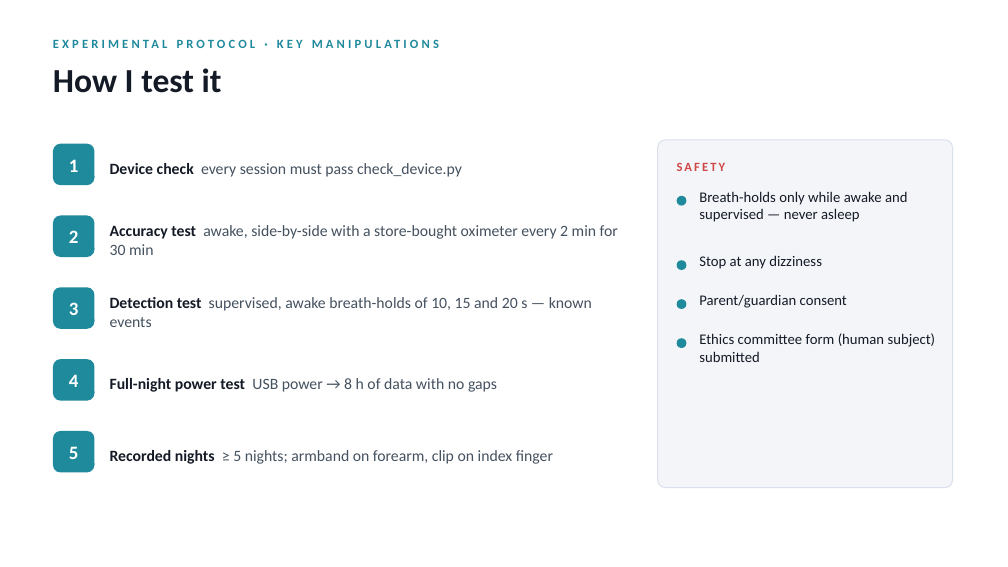
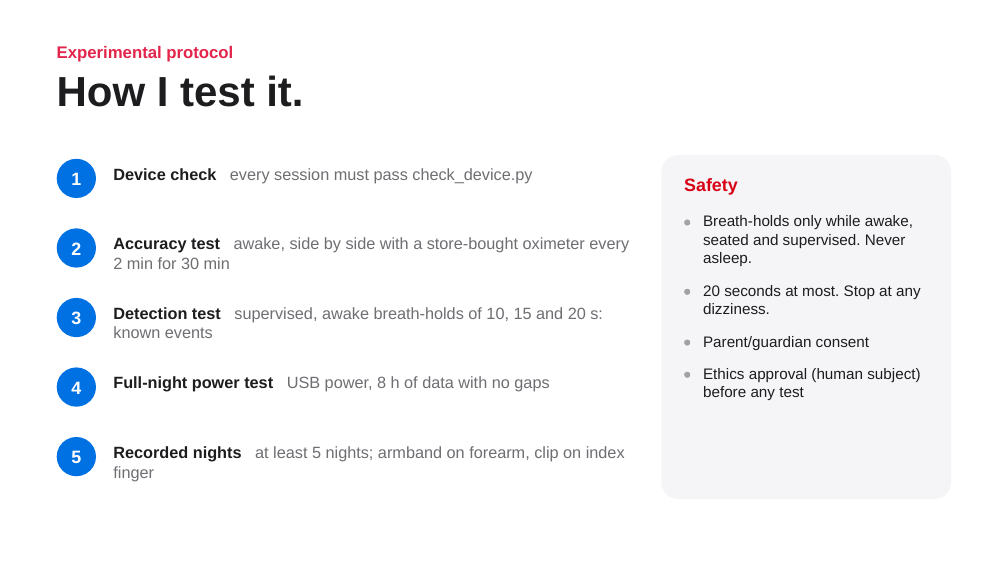
Before and after one commit to gabrielamamanestudent-wq/teetomivV2, a slide deck: slide 6 of science-fair/night-signal/Night_Signal_Presentation.pptx. Drawn at 1008x567 pixels with LibreOffice and Linux fonts; fonts in the diff are those of the drawing. Boxes give left, top, right and bottom in pixels: in the first picture for what was removed or moved away, otherwise in the second. Text is boxed around its words. In the diff, an @@ line names an element or a change of style, - is before the commit and + after.

```diff
--- a/science-fair/night-signal/Night_Signal_Presentation.pptx
+++ b/science-fair/night-signal/Night_Signal_Presentation.pptx
@@ vertical alignment middle to top in 6 elements at (x1=113, y1=376, x2=549, y2=392), (x1=113, y1=307, x2=603, y2=338), (x1=113, y1=237, x2=629, y2=269), (x1=684, y1=178, x2=738, y2=195), (x1=113, y1=446, x2=625, y2=481), (x1=57, y1=46, x2=233, y2=62) @@
@@ text at (x1=57, y1=46, x2=233, y2=62): text changed; size 12 to 16 pt; font Calibri to Arial; text colour #1F8A9C to #E3254B @@
-EXPERIMENTAL PROTOCOL · KEY MANIPULATIONS
+Experimental protocol
@@ text at (x1=57, y1=75, x2=303, y2=107): text changed; size 32 to 40 pt; font Calibri to Arial; text colour #141A26 to #1D1D1F @@
-How I test it
+How I test it.
@@ size 18 to 17 pt, font Calibri to Arial in 5 elements at (x1=71, y1=450, x2=81, y2=463), (x1=71, y1=381, x2=81, y2=394), (x1=71, y1=311, x2=81, y2=324), (x1=71, y1=242, x2=81, y2=255), (x1=71, y1=172, x2=81, y2=185) @@
@@ text "1" moved from (x1=69, y1=159, x2=79, y2=172) to (x1=71, y1=172, x2=81, y2=185) @@
@@ ellipse moved from (x1=53, y1=144, x2=95, y2=185) to (x1=57, y1=159, x2=96, y2=198) @@
@@ rounded rectangle to ellipse; fill #1F8A9C to #0071E3 in 5 elements at (x1=57, y1=437, x2=96, y2=476), (x1=57, y1=368, x2=96, y2=407), (x1=57, y1=298, x2=96, y2=337), (x1=57, y1=228, x2=96, y2=268), (x1=57, y1=159, x2=96, y2=198) @@
@@ text "Device check every session must ..." at (x1=113, y1=168, x2=532, y2=184): size 15 to 15.5 pt, font Calibri to Arial; text colour #141A26 to #1D1D1F in "Device check"; text colour #44515F to #6E6E73 in "every session must pass check_device.py"; vertical alignment middle to top @@
@@ rounded rectangle resized from (x1=658, y1=140, x2=953, y2=488) to (x1=662, y1=155, x2=951, y2=499) @@
@@ rounded rectangle at (x1=662, y1=155, x2=951, y2=499): fill #F3F5F9 to #F5F5F7; outline #DBE1EC 1 pt to none; proportions changed @@
@@ text at (x1=684, y1=178, x2=738, y2=195): text changed; size 12 to 17 pt; font Calibri to Arial; text colour #CF4747 to #D70015 @@
-SAFETY
+Safety
@@ 3 texts, 3 ellipses moved together from (x1=53, y1=216, x2=95, y2=401) to (x1=57, y1=228, x2=96, y2=407) @@
@@ text at (x1=113, y1=237, x2=629, y2=269): text changed; size 15 to 15.5 pt; font Calibri to Arial; text colour #44515F to #6E6E73 @@
-Accuracy test awake, side-by-side with a store-bought oximeter every 2 min for 30 min
+Accuracy test awake, side by side with a store-bought oximeter every 2 min for 30 min
@@ ellipse resized from (x1=677, y1=196, x2=687, y2=206) to (x1=684, y1=219, x2=690, y2=225) @@
@@ text at (x1=703, y1=215, x2=913, y2=266): text changed; size 14 to 14.5 pt; font Calibri to Arial; text colour #141A26 to #1D1D1F @@
-Breath-holds only while awake and supervised — never asleep
+Breath-holds only while awake, seated and supervised. Never asleep.
@@ ellipse resized from (x1=677, y1=260, x2=687, y2=270) to (x1=684, y1=289, x2=690, y2=295) @@
@@ text at (x1=703, y1=285, x2=921, y2=314): text changed; size 14 to 14.5 pt; font Calibri to Arial; text colour #141A26 to #1D1D1F @@
-Stop at any dizziness
+20 seconds at most. Stop at any dizziness.
@@ text at (x1=113, y1=307, x2=603, y2=338): text changed; size 15 to 15.5 pt; font Calibri to Arial; text colour #44515F to #6E6E73 @@
-Detection test supervised, awake breath-holds of 10, 15 and 20 s — known events
+Detection test supervised, awake breath-holds of 10, 15 and 20 s: known events
@@ fill #1F8A9C to #A1A1A6 in 4 elements at (x1=684, y1=219, x2=690, y2=225), (x1=684, y1=289, x2=690, y2=295), (x1=684, y1=372, x2=690, y2=378), (x1=684, y1=340, x2=690, y2=346) @@
@@ ellipse resized from (x1=677, y1=299, x2=687, y2=309) to (x1=684, y1=340, x2=690, y2=346) @@
@@ text "Parent/guardian consent" moved from (x1=699, y1=294, x2=847, y2=308) to (x1=703, y1=336, x2=869, y2=350) @@
@@ text "Parent/guardian consent" at (x1=703, y1=336, x2=869, y2=350): size 14 to 14.5 pt, font Calibri to Arial, text colour #141A26 to #1D1D1F @@
@@ text at (x1=113, y1=376, x2=549, y2=392): text changed; size 15 to 15.5 pt; font Calibri to Arial; text colour #44515F to #6E6E73 @@
-Full-night power test USB power → 8 h of data with no gaps
+Full-night power test USB power, 8 h of data with no gaps
@@ ellipse resized from (x1=677, y1=338, x2=687, y2=348) to (x1=684, y1=372, x2=690, y2=378) @@
@@ text at (x1=703, y1=368, x2=920, y2=400): text changed; size 14 to 14.5 pt; font Calibri to Arial; text colour #141A26 to #1D1D1F @@
-Ethics committee form (human subject) submitted
+Ethics approval (human subject) before any test
@@ ellipse moved from (x1=53, y1=431, x2=95, y2=473) to (x1=57, y1=437, x2=96, y2=476) @@
@@ text at (x1=113, y1=446, x2=625, y2=481): text changed; size 15 to 15.5 pt; font Calibri to Arial; text colour #44515F to #6E6E73 @@
-Recorded nights ≥ 5 nights; armband on forearm, clip on index finger
+Recorded nights at least 5 nights; armband on forearm, clip on index finger
```
Also in this commit, not shown: 18 other slides changed, 7 other files.
